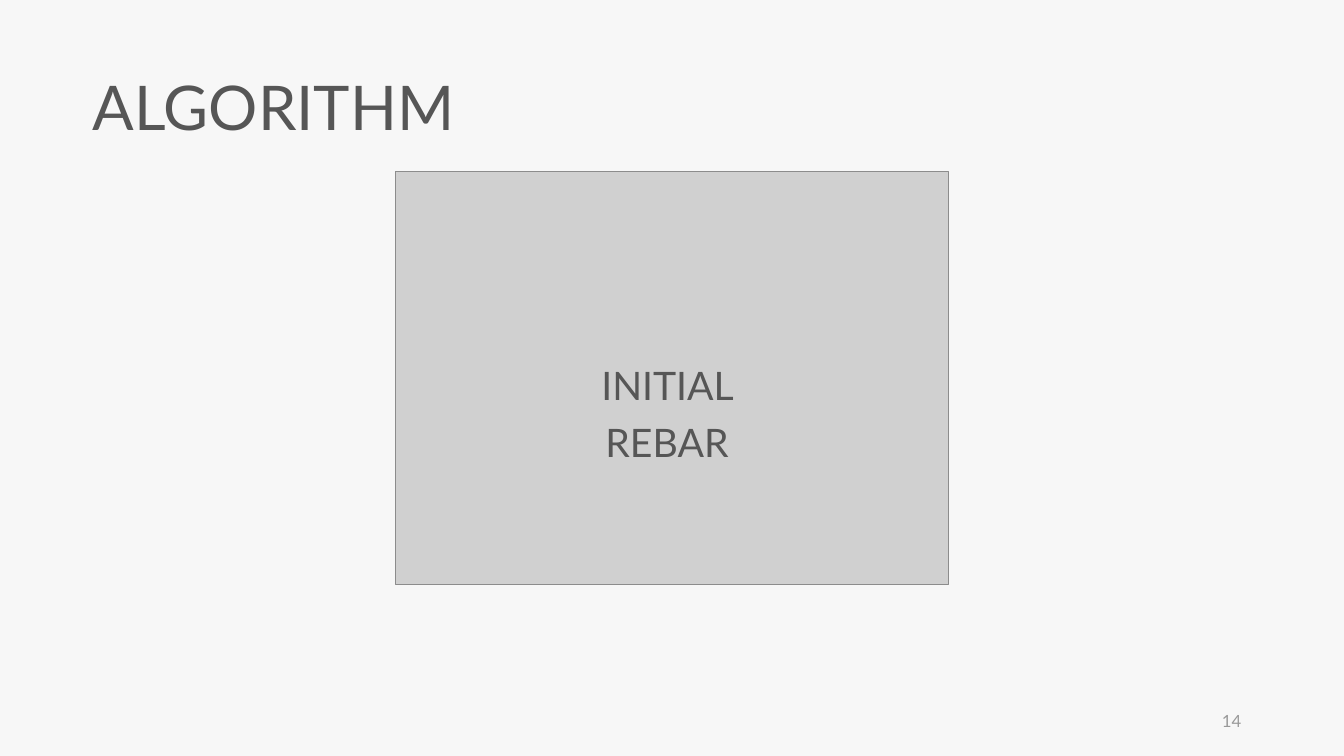
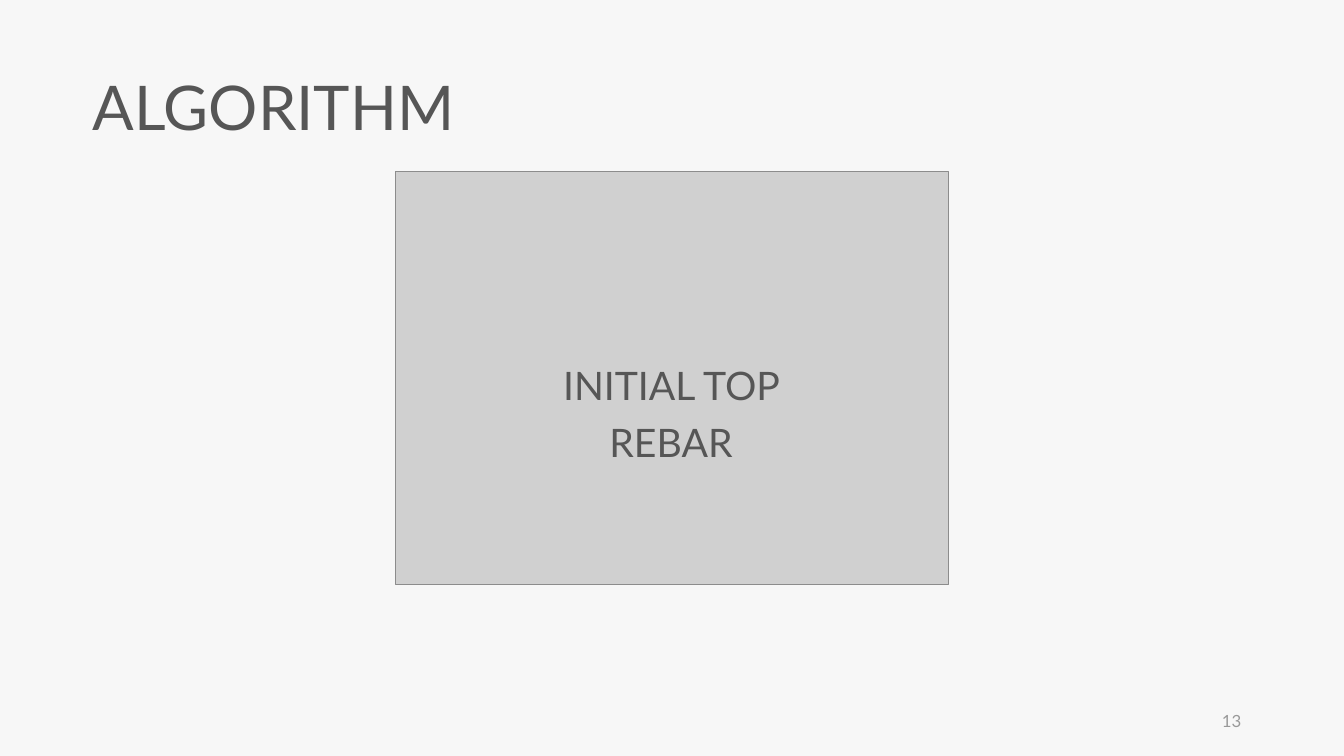
Before and after one commit to skyran1278/VbaProject, a slide deck: slide 13 of 20180126_SmartSplice/20180920_Meeting/20180920 Meeting.pptx (slide 14 before the commit). Drawn at 1344x756 pixels with LibreOffice and Linux fonts; fonts in the diff are those of the drawing; grey boxes stand for pictures. Boxes give left, top, right and bottom in pixels: in the first picture for what was removed or moved away, otherwise in the second. Text is boxed around its words. In the diff, an @@ line names an element or a change of style, - is before the commit and + after.

```diff
--- a/20180126_SmartSplice/20180920_Meeting/20180920 Meeting.pptx
+++ b/20180126_SmartSplice/20180920_Meeting/20180920 Meeting.pptx
@@ text at <box>563,371,780,457</box>: text changed @@
-INITIAL REBAR
+INITIAL TOP REBAR
@@ page number at <box>1222,715,1241,727</box>: text changed @@
-14
+13
```
Also in this commit, not shown: 10 other slides changed, 12 slides added, 2 slides removed, 6 other files.
